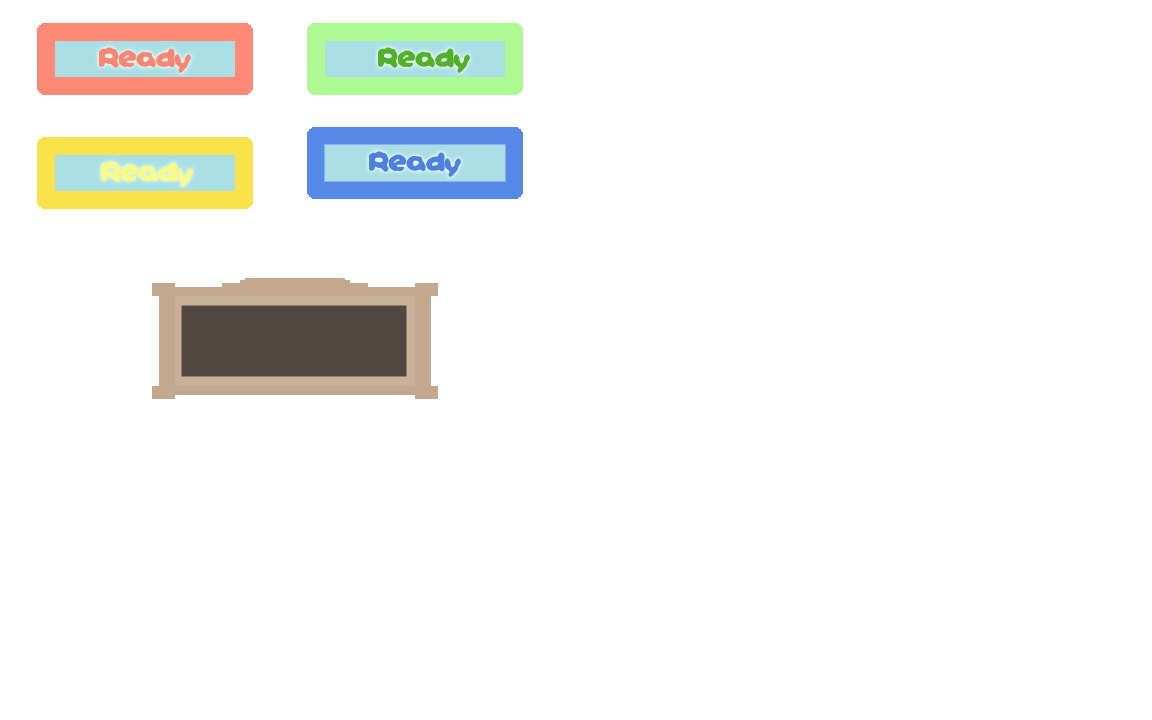
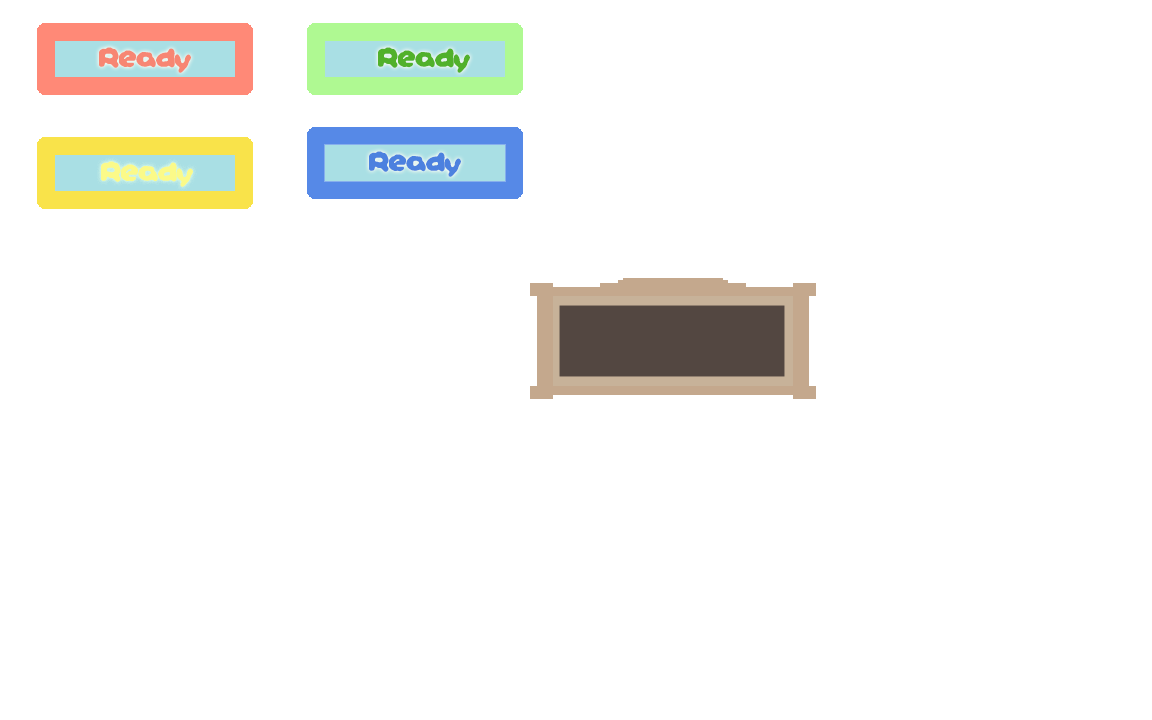
The second 1152x720 image is a revision of the first. Changes to its layers:
added layer "Shape 1 copy" above "Rectangle 1 copy" over (530, 278, 816, 399)
added layer "Rectangle 1 copy" above "Shape 1" over (543, 289, 801, 393)
hid "Shape 1", painted on it over (152, 278, 438, 399)
hid "Rectangle 1", painted on it, unmasked it over (165, 289, 423, 393)
